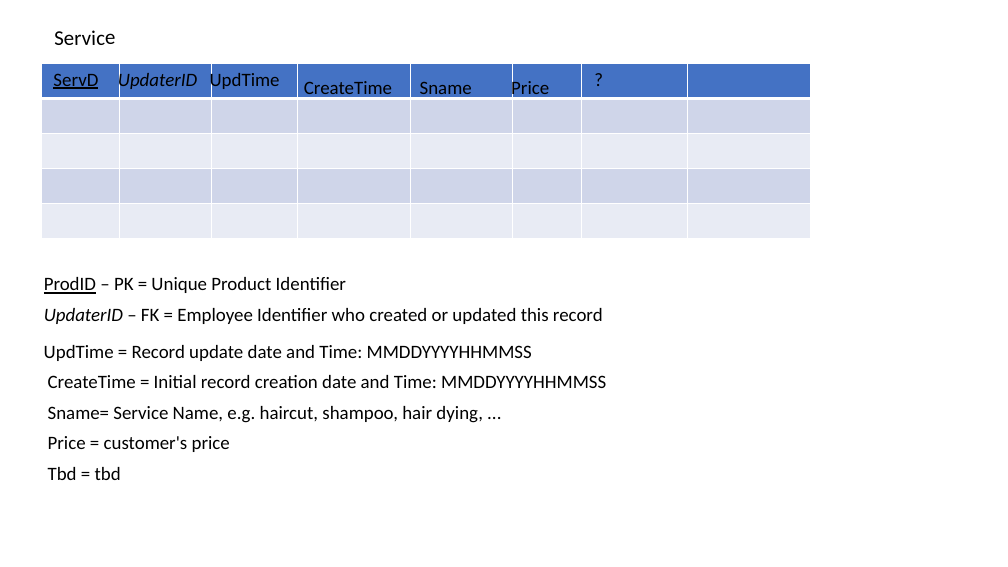
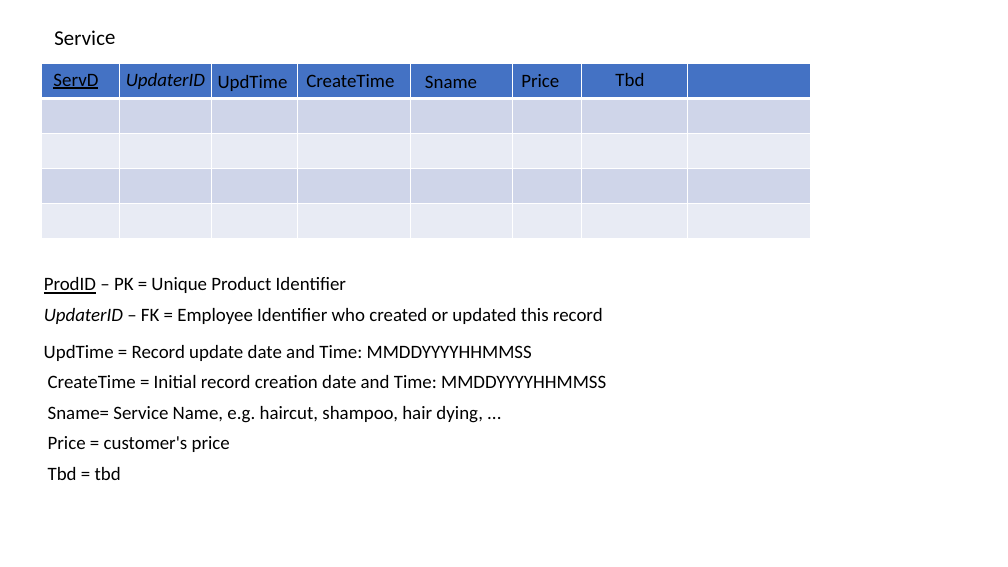
Before and after one commit to andrewroe/rosiessalon, a slide deck: slide 6 of RosieSalonDataModel.pptx. Drawn at 1008x567 pixels with LibreOffice and Linux fonts; fonts in the diff are those of the drawing. Boxes give left, top, right and bottom in pixels: in the first picture for what was removed or moved away, otherwise in the second. Text is boxed around its words. In the diff, an @@ line names an element or a change of style, - is before the commit and + after.

```diff
--- a/RosieSalonDataModel.pptx
+++ b/RosieSalonDataModel.pptx
@@ text "UpdaterID" rewrapped from (x1=118, y1=70, x2=197, y2=91) to (x1=126, y1=73, x2=205, y2=89) @@
@@ text "UpdTime" rewrapped from (x1=210, y1=70, x2=280, y2=91) to (x1=218, y1=75, x2=288, y2=91) @@
@@ text "CreateTime" rewrapped from (x1=304, y1=81, x2=392, y2=99) to (x1=306, y1=74, x2=394, y2=87) @@
@@ text "Sname" rewrapped from (x1=420, y1=81, x2=472, y2=99) to (x1=425, y1=75, x2=477, y2=88) @@
@@ text "Price" rewrapped from (x1=511, y1=78, x2=549, y2=99) to (x1=521, y1=74, x2=559, y2=87) @@
@@ text at (x1=615, y1=73, x2=644, y2=86): text changed @@
-?
+Tbd
```
Also in this commit, not shown: 11 other slides changed.
